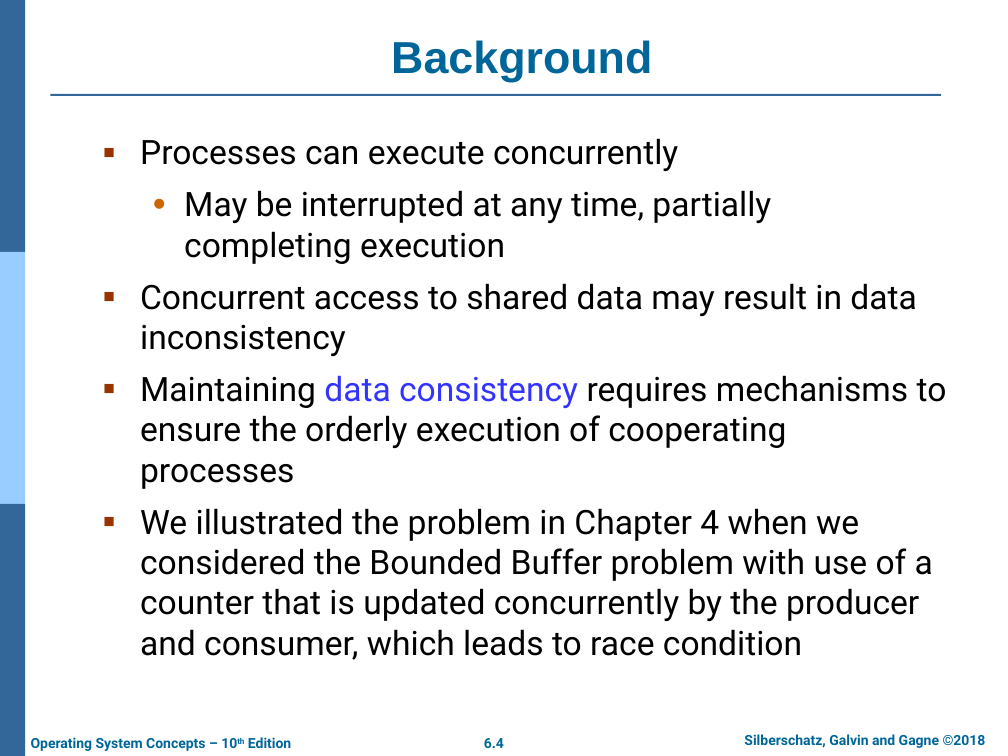
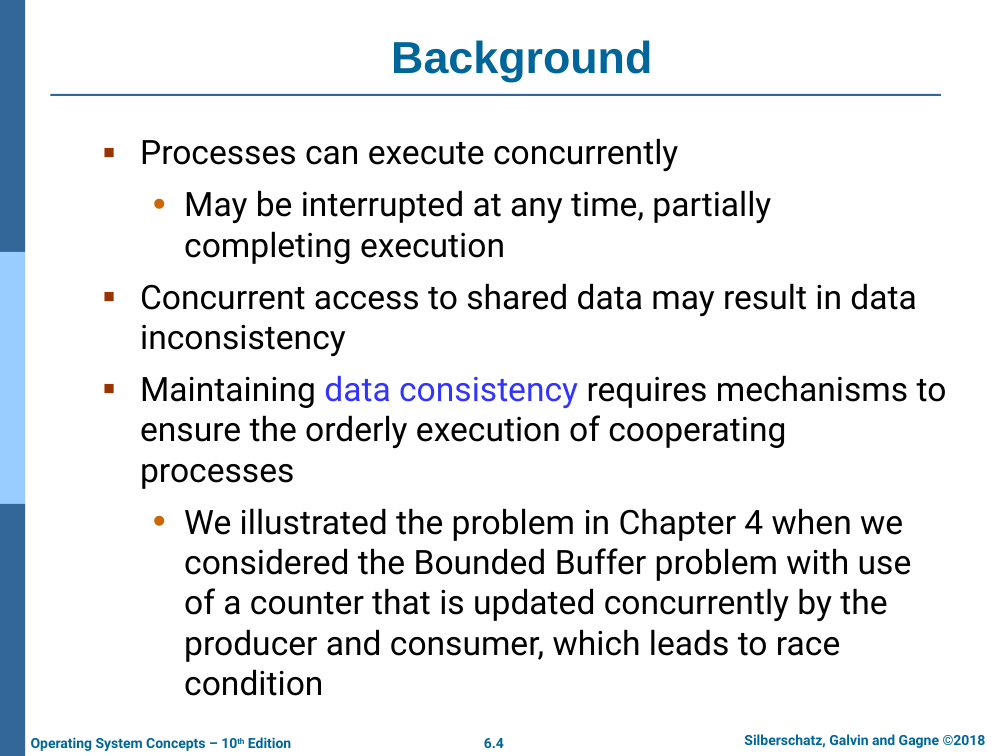
Before and after one commit to chriswjh/chriswjh.github.io, a slide deck: slide 4 of OSu/Chap06.pptx. Drawn at 1008x756 pixels with LibreOffice and Linux fonts; fonts in the diff are those of the drawing; background and template pictures are left out. Boxes give left, top, right and bottom in pixels: in the first picture for what was removed or moved away, otherwise in the second. Text is boxed around its words. In the diff, an @@ line names an element or a change of style, - is before the commit and + after.

```diff
--- a/OSu/Chap06.pptx
+++ b/OSu/Chap06.pptx
@@ text at box(184, 508, 912, 662): bullet ▪ to •; list level 1 to 2 in "We illustrated the problem in ..."; bullet colour #993300 to #CC6600 @@
```
Also in this commit, not shown: 9 other slides changed, 2 other files.
